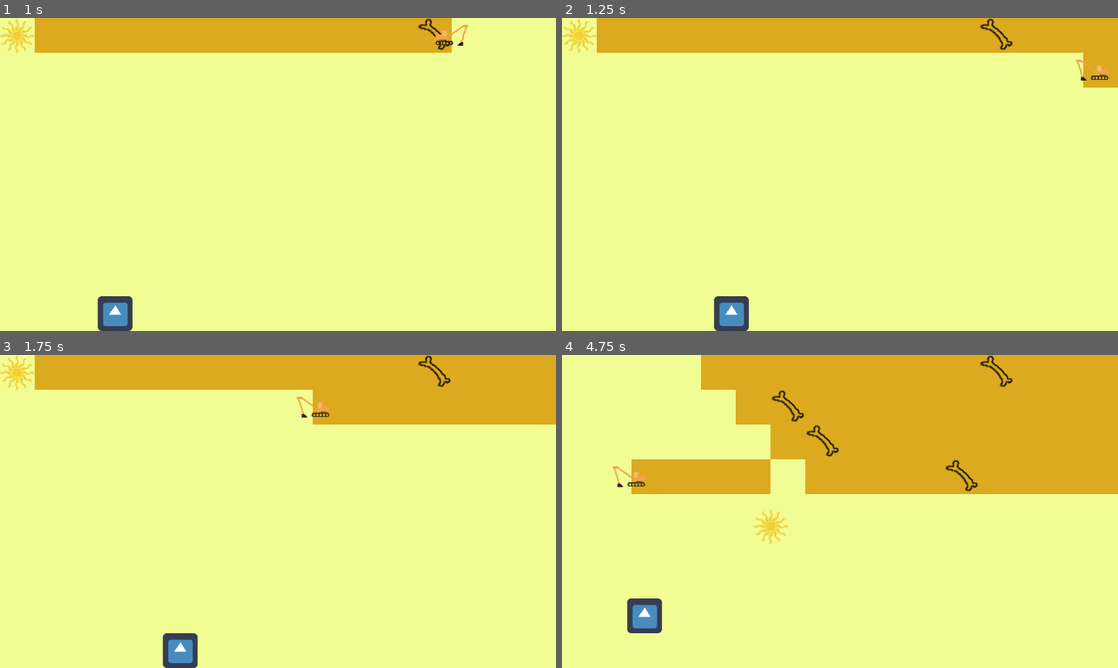
Above: before the commit, frames 1-4 (two rows, left to right).
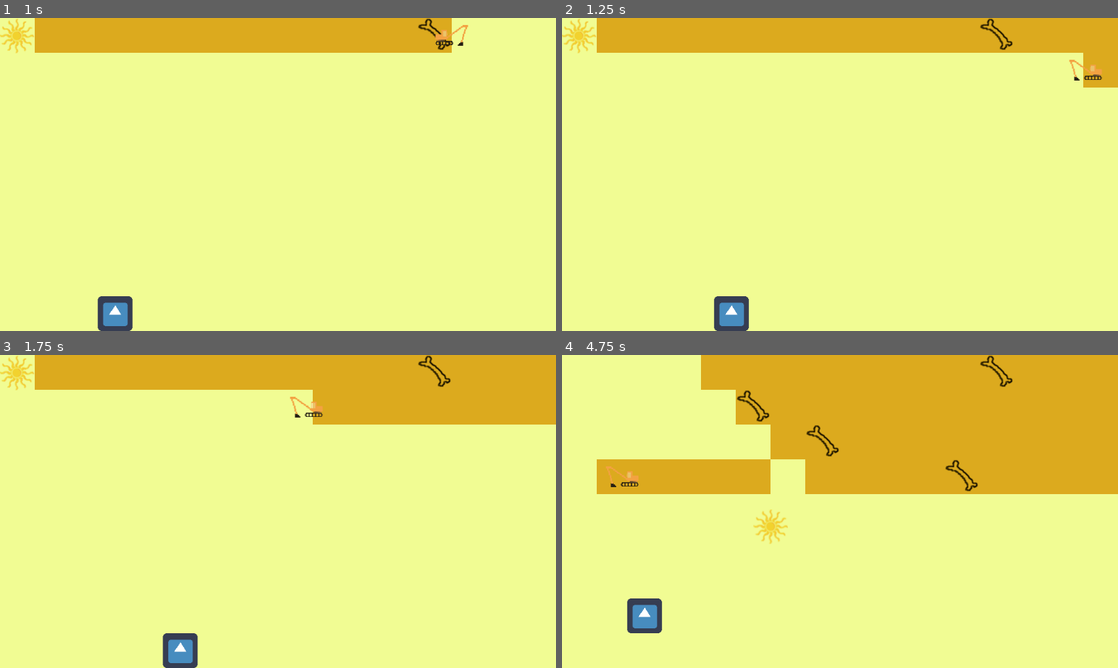
Above: after the commit, the same moments.

Repository: ImpeccableN/archeogame
Game: Godot game, scene res://Minigame1/Minigame1.tscn
The game is run twice, just before and just after one commit, with the same random seed, the same clock (stepped at 60 frames per second) and the same inputs. The project has no main scene, so this scene is started directly. The engine's default icon, where the game draws it, is replaced by a stand-in: a white triangle on a blue panel in a dark square.
Inputs:
- Up to frame 1 (1 s): hold D (move_right) from 0.53 s (still down)
- Up to frame 2 (1.25 s): keep holding D (move_right)
- Up to frame 3 (1.75 s): release D (move_right) at 1.28 s; hold S (move_down) from 1.28 s (still down)
- Up to frame 4 (4.75 s): release S (move_down) at 2.03 s; hold D (move_right) 2.03-2.78 s; hold W (move_up) 2.78-3.53 s; hold A (move_left) from 3.53 s (still down)

Frame 1 is identical in both runs. In frame 2, 0.2% of the frame differs, in the area x 91-99%, y 13-20%; in frame 3, 0.2%; in frame 4, 1.0%, in the area x 6-44%, y 11-45%.

Commit message:
Minigame1: changed truck script. at end of line truck gets set back on screen

Diff:
--- a/HeuneburgGame/Minigame1/Truck.gd
+++ b/HeuneburgGame/Minigame1/Truck.gd
@@ -29,10 +29,12 @@
 
 	if screen_lowerend == false && position.x >= screen_size.x - 31:
 		straight = not straight
+		position.x = screen_size.x - 32
 		position.y += 64
 
 	if screen_lowerend == false && position.x <= 31:
 		straight = not straight
+		position.x = 32
 		position.y += 64
 
 	if position.y >= screen_size.y - 31:
@@ -40,3 +42,4 @@
 
 	if position.y <= 32:
 		screen_lowerend = false
+		position.y = 32
